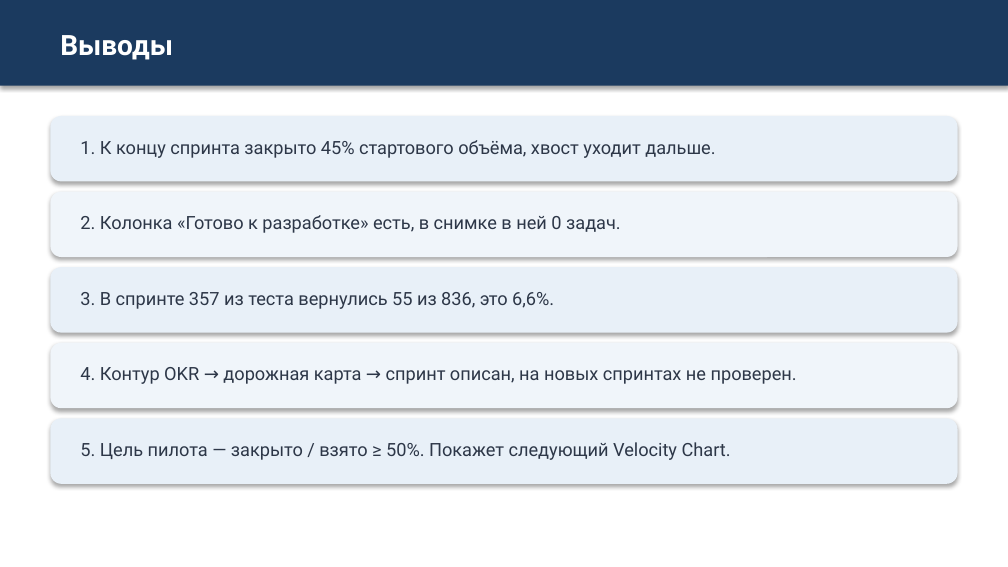
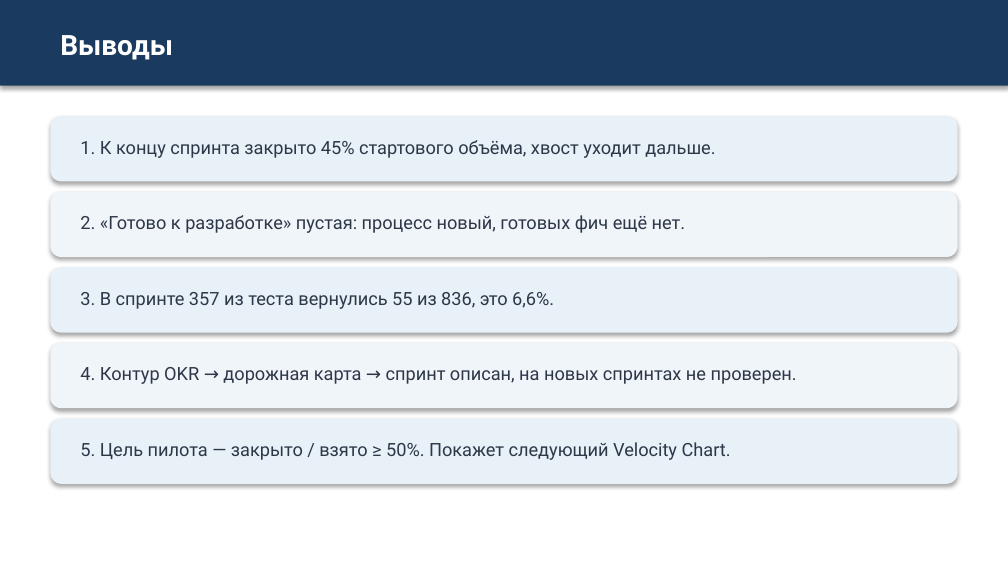
Before and after one commit to camelot270/otus_work, a slide deck: slide 17 of docs/Zashita_proekta_Skvoznoe_planirovanie.pptx. Drawn at 1008x567 pixels with LibreOffice and Linux fonts; fonts in the diff are those of the drawing. Boxes give left, top, right and bottom in pixels: in the first picture for what was removed or moved away, otherwise in the second. Text is boxed around its words. In the diff, an @@ line names an element or a change of style, - is before the commit and + after.

```diff
--- a/docs/Zashita_proekta_Skvoznoe_planirovanie.pptx
+++ b/docs/Zashita_proekta_Skvoznoe_planirovanie.pptx
@@ text at [80, 215, 685, 233]: text changed @@
-2. Колонка «Готово к разработке» есть, в снимке в ней 0 задач.
+2. «Готово к разработке» пустая: процесс новый, готовых фич ещё нет.
```
Also in this commit, not shown: 3 other slides changed.
